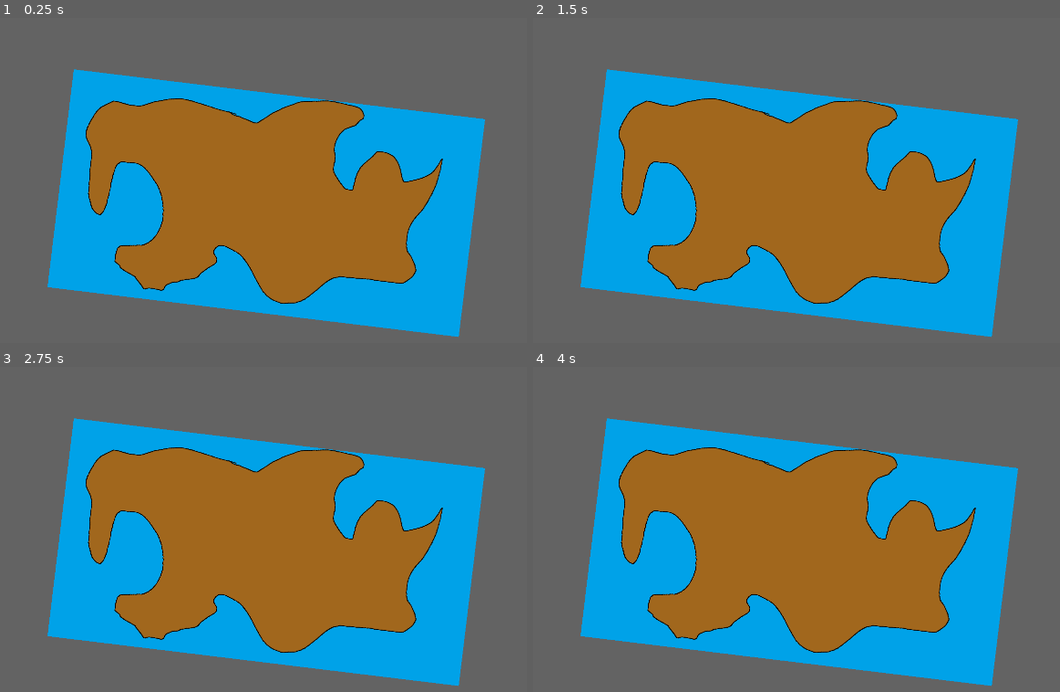
Above: before the commit, frames 1-4 (two rows, left to right).
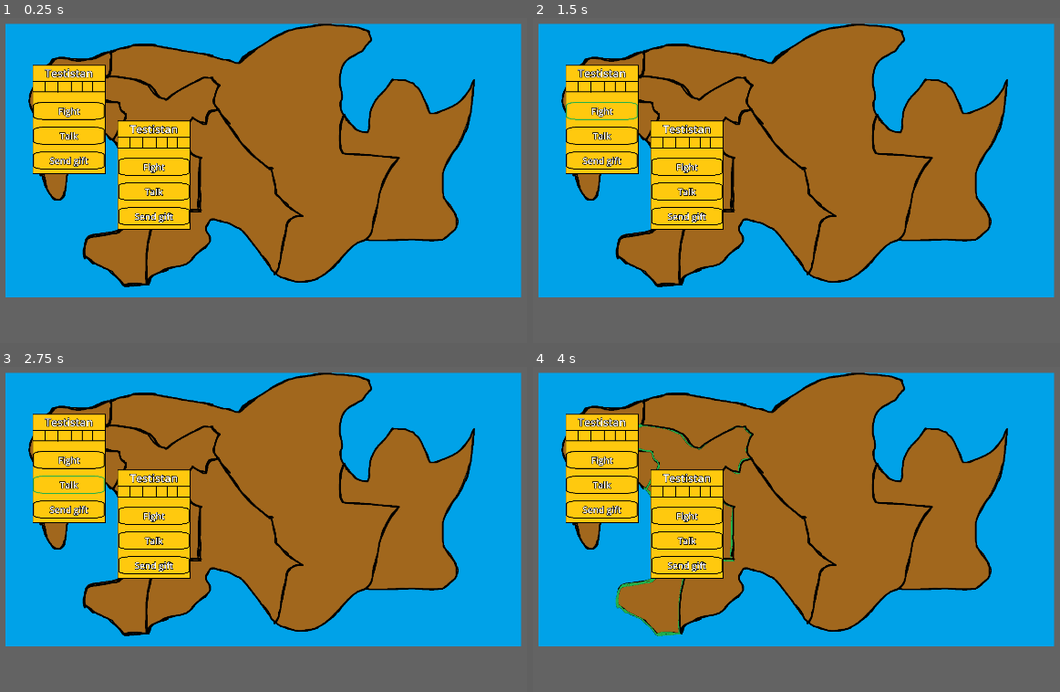
Above: after the commit, the same moments.

Repository: Onizik/DI-Necrarch
Game: Godot game, scene res://assets/scenes/main_map.tscn
Same seed, same stepped clock (60 frames per second), same inputs: the game is played once before the commit and once after it.
Inputs (mouse positions are in pixels of both pictures, inside the frame that each line leads up to):
- Up to frame 1 (0.25 s): no input
- Up to frame 2 (1.5 s): click (612, 125) at 0.52 s; click (601, 112) at 1.25 s, where only the run after the commit has a clickable "Fight"
- Up to frame 3 (2.75 s): click (68, 484) at 2 s, where only the run after the commit has a clickable "Talk"
- Up to frame 4 (4 s): click (601, 510) at 2.75 s, where only the run after the commit has a clickable "Send gift"; click (685, 529) at 3.52 s

The runs differ from the first frame. In frame 1, 59% of the frame differs, in the area x 1-99%, y 1-99%; in frame 2, 59%; in frame 3, 59%; in frame 4, 59%.

Commit message:
add map

Diff:
--- a/test/assets/scenes/main_map.tscn
+++ b/test/assets/scenes/main_map.tscn
@@ -1,7 +1,7 @@
 [gd_scene load_steps=3 format=3 uid="uid://bt0e4vtk03xei"]
 
 [ext_resource type="Texture2D" uid="uid://k6rhkfkc6eh3" path="res://assets/sprites/test/1test.png" id="1_q75hn"]
-[ext_resource type="Texture2D" uid="uid://68m4rcr5b24e" path="res://assets/sprites/test/test_map.png" id="2_l57sq"]
+[ext_resource type="PackedScene" uid="uid://848ru1ko3xo" path="res://assets/scenes/map.tscn" id="2_l57sq"]
 
 [node name="main_map" type="Node2D"]
 
@@ -9,8 +9,6 @@
 position = Vector2(960, 540)
 texture = ExtResource("1_q75hn")
 
-[node name="map" type="Sprite2D" parent="."]
-position = Vector2(1192, 536)
-rotation = 0.120428
-scale = Vector2(0.642222, 0.642222)
-texture = ExtResource("2_l57sq")
+[node name="Map" parent="." instance=ExtResource("2_l57sq")]
+position = Vector2(1184, 424)
+scale = Vector2(0.8, 0.8)
--- /dev/null
+++ b/test/assets/scenes/map.tscn
@@ -0,0 +1,55 @@
+[gd_scene load_steps=12 format=3 uid="uid://848ru1ko3xo"]
+
+[ext_resource type="Texture2D" uid="uid://68m4rcr5b24e" path="res://assets/sprites/test/test_map.png" id="1_lphgc"]
+[ext_resource type="Texture2D" uid="uid://cvmhuhmoj30qx" path="res://assets/sprites/test/112/first.png" id="2_g2dpn"]
+[ext_resource type="Texture2D" uid="uid://dwnnywtin8arw" path="res://assets/sprites/test/112/first_pressed.png" id="3_jry1f"]
+[ext_resource type="Texture2D" uid="uid://by3nfs4rvu64y" path="res://assets/sprites/test/112/first_hover.png" id="4_m5sv8"]
+[ext_resource type="Texture2D" uid="uid://pwm6gxph5ryj" path="res://assets/sprites/test/112/second.png" id="5_1vs06"]
+[ext_resource type="PackedScene" uid="uid://tt802vpyf0xt" path="res://assets/scenes/menu_map.tscn" id="5_ofj3e"]
+[ext_resource type="Texture2D" uid="uid://dlptcgrcxj2bl" path="res://assets/sprites/test/112/second_pressed.png" id="6_ofj3e"]
+[ext_resource type="Texture2D" uid="uid://bgs2mmaqfj6dn" path="res://assets/sprites/test/112/second_hover.png" id="7_4rs11"]
+[ext_resource type="Texture2D" uid="uid://b05n31g3qw1es" path="res://assets/sprites/test/112/third.png" id="8_m5sv8"]
+[ext_resource type="Texture2D" uid="uid://dhtwge7nt58rt" path="res://assets/sprites/test/112/fourth.png" id="9_1vs06"]
+[ext_resource type="Texture2D" uid="uid://cswlvgbrxuqjf" path="res://assets/sprites/test/112/fifth.png" id="10_ofj3e"]
+
+[node name="Map" type="Node2D"]
+
+[node name="main_map" type="Sprite2D" parent="."]
+texture = ExtResource("1_lphgc")
+
+[node name="first" type="TextureButton" parent="main_map"]
+offset_left = -776.0
+offset_top = -368.0
+offset_right = -449.0
+offset_bottom = 142.0
+texture_normal = ExtResource("2_g2dpn")
+texture_pressed = ExtResource("3_jry1f")
+texture_hover = ExtResource("4_m5sv8")
+
+[node name="menu_map" parent="main_map/first" instance=ExtResource("5_ofj3e")]
+z_index = 1
+position = Vector2(136, 232)
+scale = Vector2(0.6, 0.6)
+
+[node name="second" type="TextureButton" parent="main_map"]
+offset_left = -600.0
+offset_top = -288.0
+offset_right = -139.0
+offset_bottom = 423.0
+texture_normal = ExtResource("5_1vs06")
+texture_pressed = ExtResource("6_ofj3e")
+texture_hover = ExtResource("7_4rs11")
+
+[node name="menu_map2" parent="main_map/second" instance=ExtResource("5_ofj3e")]
+z_index = 1
+position = Vector2(240, 336)
+scale = Vector2(0.6, 0.6)
+
+[node name="third" type="Sprite2D" parent="main_map"]
+texture = ExtResource("8_m5sv8")
+
+[node name="fourth" type="Sprite2D" parent="main_map"]
+texture = ExtResource("9_1vs06")
+
+[node name="fifth" type="Sprite2D" parent="main_map"]
+texture = ExtResource("10_ofj3e")
--- /dev/null
+++ b/test/assets/scenes/menu_map.tscn
@@ -0,0 +1,91 @@
+[gd_scene load_steps=7 format=3 uid="uid://tt802vpyf0xt"]
+
+[ext_resource type="Texture2D" uid="uid://c4ri2yrd3e6i0" path="res://assets/sprites/test/112/menu.png" id="1_v4ulj"]
+[ext_resource type="Texture2D" uid="uid://c30dmkyms8hka" path="res://assets/sprites/test/112/button.png" id="2_38ndd"]
+[ext_resource type="Texture2D" uid="uid://bpwuyfcoojpxp" path="res://assets/sprites/test/112/button_pressed.png" id="3_qk1km"]
+[ext_resource type="Texture2D" uid="uid://dbkq8f1lpwt2w" path="res://assets/sprites/test/112/button_hover.png" id="4_4x308"]
+
+[sub_resource type="LabelSettings" id="LabelSettings_w2kgx"]
+font_size = 60
+outline_size = 10
+outline_color = Color(0, 0, 0, 1)
+
+[sub_resource type="LabelSettings" id="LabelSettings_43hxv"]
+font_size = 50
+outline_size = 10
+outline_color = Color(0, 0, 0, 1)
+
+[node name="menu_map" type="Node2D"]
+
+[node name="Menu" type="Sprite2D" parent="."]
+texture = ExtResource("1_v4ulj")
+
+[node name="name" type="Label" parent="Menu"]
+offset_left = -192.0
+offset_top = -296.0
+offset_right = 192.0
+offset_bottom = -213.0
+text = "Testistan"
+label_settings = SubResource("LabelSettings_w2kgx")
+horizontal_alignment = 1
+vertical_alignment = 1
+
+[node name="fight" type="TextureButton" parent="Menu"]
+offset_left = -200.0
+offset_top = -96.0
+offset_right = 200.0
+offset_bottom = 3.0
+texture_normal = ExtResource("2_38ndd")
+texture_pressed = ExtResource("3_qk1km")
+texture_hover = ExtResource("4_4x308")
+
+[node name="text" type="Label" parent="Menu/fight"]
+layout_mode = 0
+offset_left = 16.0
+offset_top = 16.0
+offset_right = 384.0
+offset_bottom = 85.0
+text = "Fight"
+label_settings = SubResource("LabelSettings_43hxv")
+horizontal_alignment = 1
+vertical_alignment = 1
+
+[node name="talk" type="TextureButton" parent="Menu"]
+offset_left = -200.0
+offset_top = 40.0
+offset_right = 200.0
+offset_bottom = 139.0
+texture_normal = ExtResource("2_38ndd")
+texture_pressed = ExtResource("3_qk1km")
+texture_hover = ExtResource("4_4x308")
+
+[node name="text" type="Label" parent="Menu/talk"]
+layout_mode = 0
+offset_left = 16.0
+offset_top = 16.0
+offset_right = 384.0
+offset_bottom = 85.0
+text = "Talk"
+label_settings = SubResource("LabelSettings_43hxv")
+horizontal_alignment = 1
+vertical_alignment = 1
+
+[node name="gift" type="TextureButton" parent="Menu"]
+offset_left = -200.0
+offset_top = 176.0
+offset_right = 200.0
+offset_bottom = 275.0
+texture_normal = ExtResource("2_38ndd")
+texture_pressed = ExtResource("3_qk1km")
+texture_hover = ExtResource("4_4x308")
+
+[node name="text" type="Label" parent="Menu/gift"]
+layout_mode = 0
+offset_left = 16.0
+offset_top = 16.0
+offset_right = 384.0
+offset_bottom = 85.0
+text = "Send gift"
+label_settings = SubResource("LabelSettings_43hxv")
+horizontal_alignment = 1
+vertical_alignment = 1
--- /dev/null
+++ b/test/assets/sprites/test/112/map.tscn
@@ -0,0 +1,32 @@
+[gd_scene load_steps=8 format=3 uid="uid://c1fq3wxtc0by8"]
+
+[ext_resource type="Texture2D" uid="uid://68m4rcr5b24e" path="res://assets/sprites/test/test_map.png" id="1_lphgc"]
+[ext_resource type="Texture2D" uid="uid://cvmhuhmoj30qx" path="res://assets/sprites/test/112/first.png" id="2_g2dpn"]
+[ext_resource type="Texture2D" uid="uid://dwnnywtin8arw" path="res://assets/sprites/test/112/first_pressed.png" id="3_jry1f"]
+[ext_resource type="Texture2D" uid="uid://by3nfs4rvu64y" path="res://assets/sprites/test/112/first_hover.png" id="4_m5sv8"]
+[ext_resource type="Texture2D" uid="uid://pwm6gxph5ryj" path="res://assets/sprites/test/112/second.png" id="5_1vs06"]
+[ext_resource type="Texture2D" uid="uid://dlptcgrcxj2bl" path="res://assets/sprites/test/112/second_pressed.png" id="6_ofj3e"]
+[ext_resource type="Texture2D" uid="uid://bgs2mmaqfj6dn" path="res://assets/sprites/test/112/second_hover.png" id="7_4rs11"]
+
+[node name="Map" type="Node2D"]
+
+[node name="main_map" type="Sprite2D" parent="."]
+texture = ExtResource("1_lphgc")
+
+[node name="first" type="TextureButton" parent="main_map"]
+offset_left = -776.0
+offset_top = -368.0
+offset_right = -449.0
+offset_bottom = 142.0
+texture_normal = ExtResource("2_g2dpn")
+texture_pressed = ExtResource("3_jry1f")
+texture_hover = ExtResource("4_m5sv8")
+
+[node name="second" type="TextureButton" parent="main_map"]
+offset_left = -600.0
+offset_top = -288.0
+offset_right = -139.0
+offset_bottom = 423.0
+texture_normal = ExtResource("5_1vs06")
+texture_pressed = ExtResource("6_ofj3e")
+texture_hover = ExtResource("7_4rs11")
Binary file added: test/assets/sprites/test/112/button.png
Not shown, added: test/assets/sprites/test/112/button.png.import
Binary file added: test/assets/sprites/test/112/button_hover.png
Not shown, added: test/assets/sprites/test/112/button_hover.png.import
Binary file added: test/assets/sprites/test/112/button_pressed.png
Not shown, added: test/assets/sprites/test/112/button_pressed.png.import
Binary file added: test/assets/sprites/test/112/fifth.png
Not shown, added: test/assets/sprites/test/112/fifth.png.import
Binary file added: test/assets/sprites/test/112/first.png
Not shown, added: test/assets/sprites/test/112/first.png.import
Binary file added: test/assets/sprites/test/112/first_hover.png
Not shown, added: test/assets/sprites/test/112/first_hover.png.import
(and 14 more such lines)
